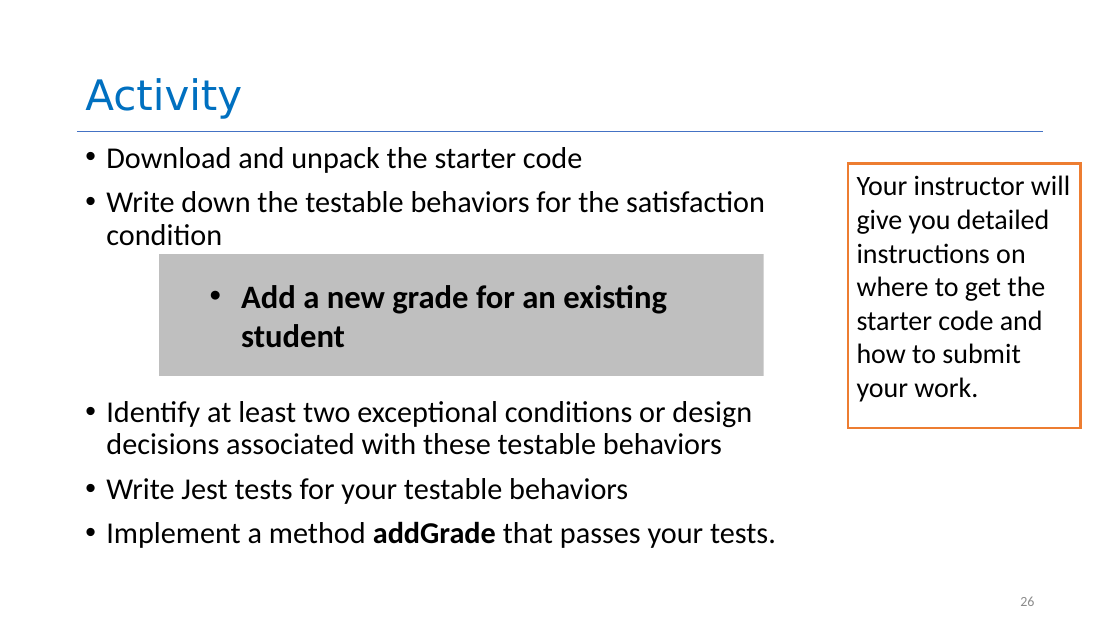
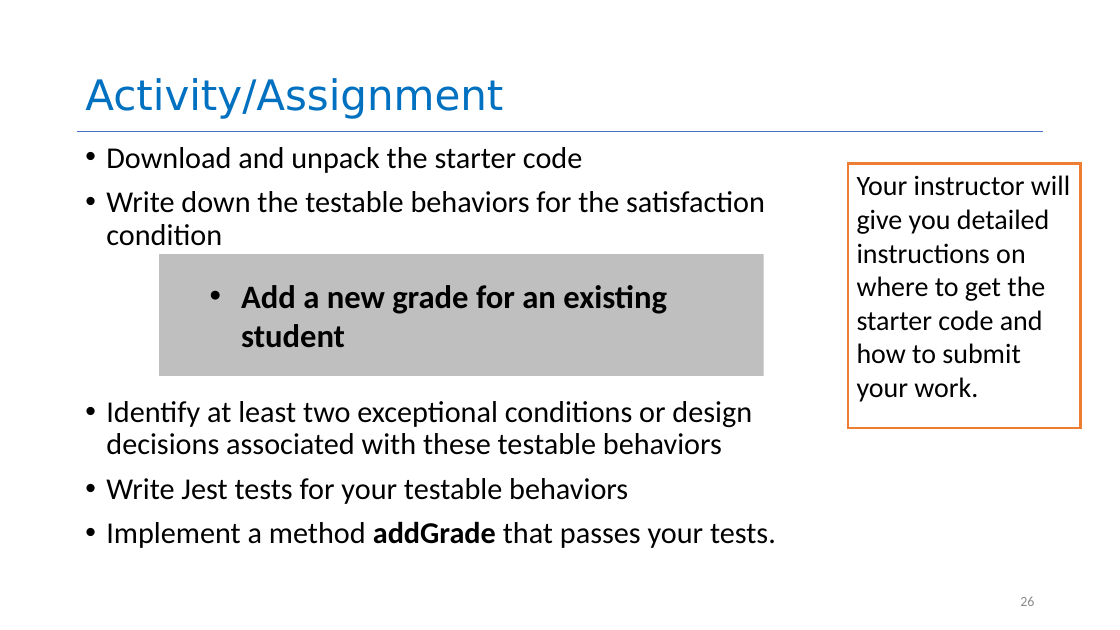
Before and after one commit to neu-se/CS4530-Spring-2023, a slide deck: slide 26 of Slides/Module 02 From Requirements to Code.pptx. Drawn at 1120x630 pixels with LibreOffice and Linux fonts; fonts in the diff are those of the drawing. Boxes give left, top, right and bottom in pixels: in the first picture for what was removed or moved away, otherwise in the second. Text is boxed around its words. In the diff, an @@ line names an element or a change of style, - is before the commit and + after.

```diff
--- a/Slides/Module 02 From Requirements to Code.pptx
+++ b/Slides/Module 02 From Requirements to Code.pptx
@@ title at <box>85,78,503,119</box>: text changed @@
-Activity
+Activity/Assignment
```
Also in this commit, not shown: 1 other slide changed, 1 other file.
